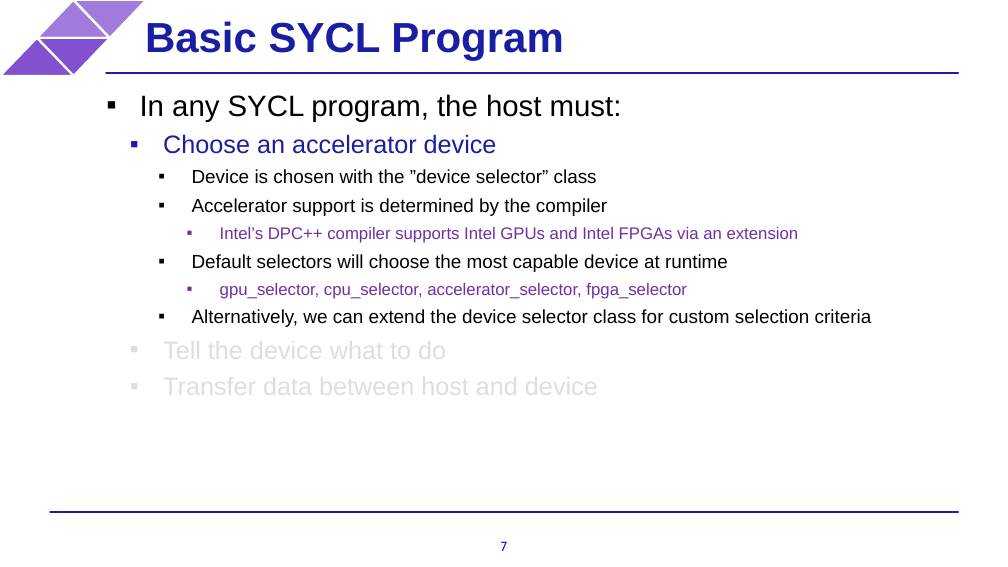
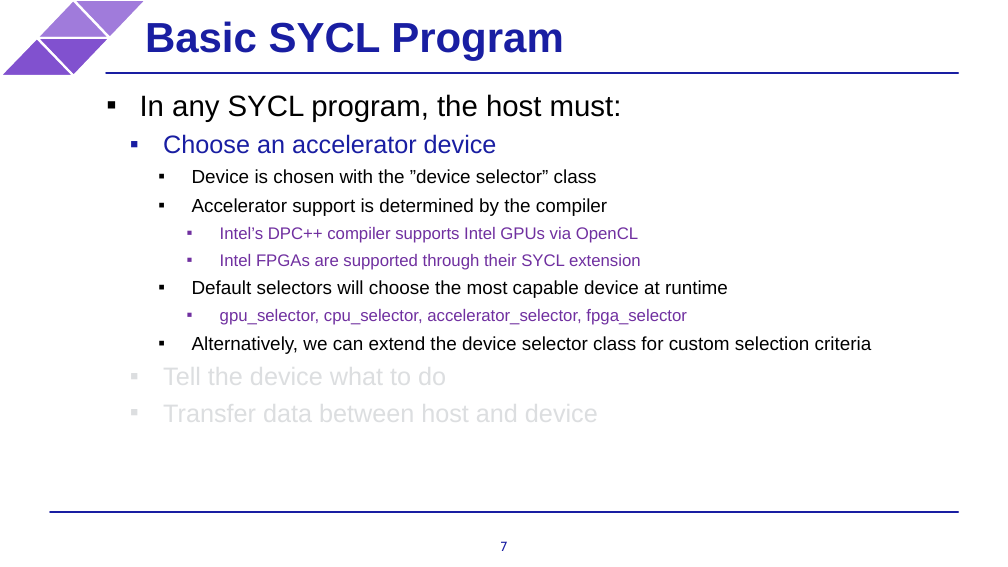
Before and after one commit to BenjaminMFindley/Reconfig-2-SYCL-DPCPP, a slide deck: slide 7 of Slides/SYCL intro.pptx. Drawn at 1008x567 pixels with LibreOffice and Linux fonts; fonts in the diff are those of the drawing; background and template pictures are left out. Boxes give left, top, right and bottom in pixels: in the first picture for what was removed or moved away, otherwise in the second. Text is boxed around its words. In the diff, an @@ line names an element or a change of style, - is before the commit and + after.

```diff
--- a/Slides/SYCL intro.pptx
+++ b/Slides/SYCL intro.pptx
@@ text at (220, 227, 641, 270): text changed @@
-      ▪ Intel’s DPC++ compiler supports Intel GPUs and Intel FPGAs via an extension
+      ▪ Intel’s DPC++ compiler supports Intel GPUs via OpenCL
+      ▪ Intel FPGAs are supported through their SYCL extension
```
Also in this commit, not shown: 1 other slide changed, 3 slides added.
